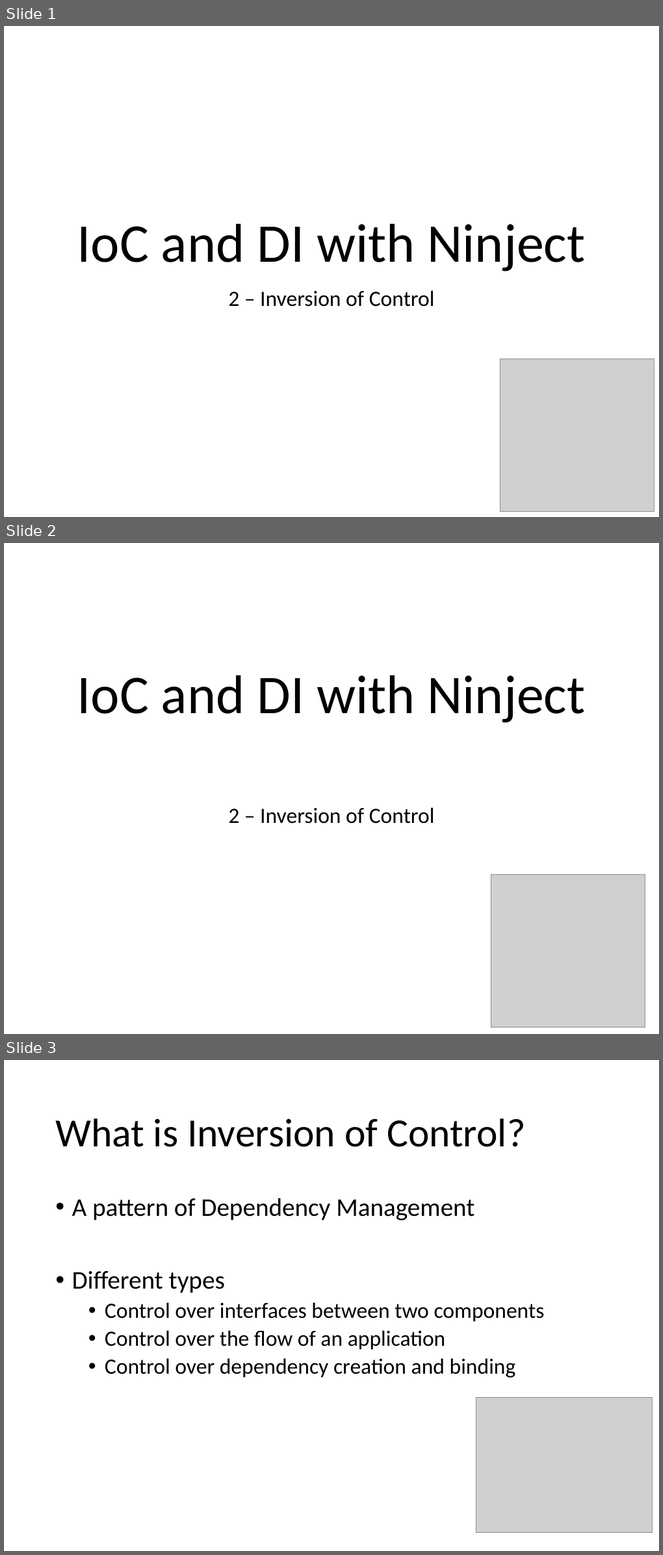
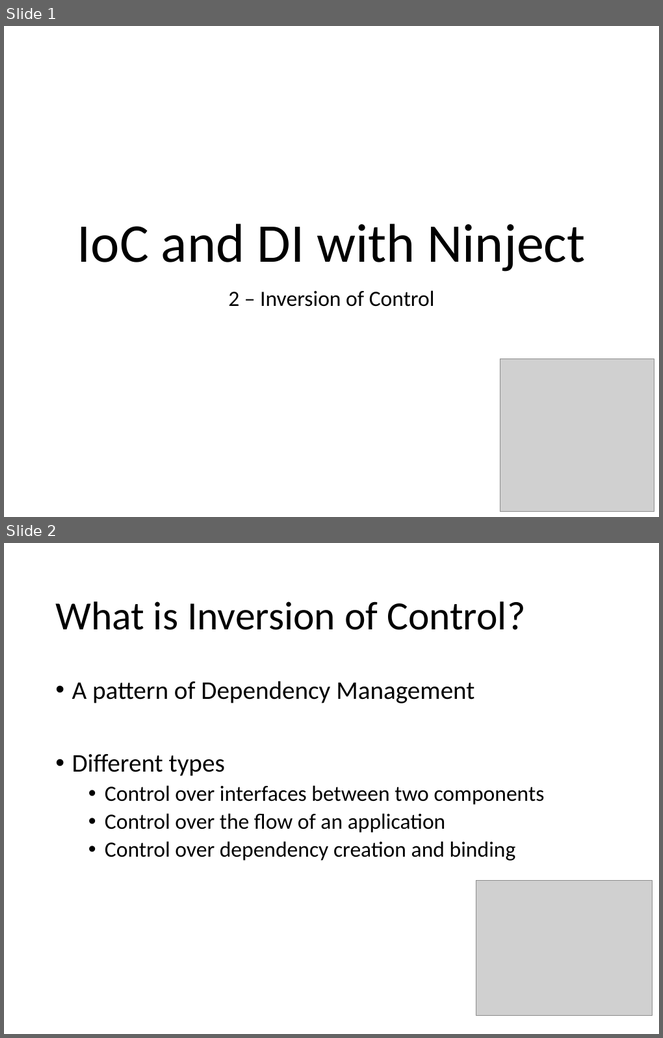
Before and after one commit to SeamlessThingies-Learn-DotNet3Day/DotNetProgramming, a slide deck: Slides/Ninject/2 - Inversion of Control.pptx. Shown one above the other, each under a label of ours: slides 1, 2 and 3 before the commit, slides 1 and 2 after it. The pictures are 663x1555 and 663x1038 pixels, drawn with LibreOffice and Linux fonts; fonts in the diff are those of the drawing; grey boxes stand for pictures. Boxes give left, top, right and bottom in pixels: in the first picture for what was removed or moved away, otherwise in the second. Text is boxed around its words. In the diff, an @@ line names an element or a change of style, - is before the commit and + after.

```diff
--- a/Slides/Ninject/2 - Inversion of Control.pptx
+++ b/Slides/Ninject/2 - Inversion of Control.pptx
@@ slide 2 removed at [4,543,659,1034], background #FFFFFF @@
@@ title removed at [77,675,586,723] @@
-IoC and DI with Ninject
@@ subtitle removed at [228,808,435,824] @@
-2 – Inversion of Control
@@ picture removed at [491,875,645,1027] @@
@@ what was slide 3 is now slide 2 @@
```
Also in this commit, not shown: 5 other files.
